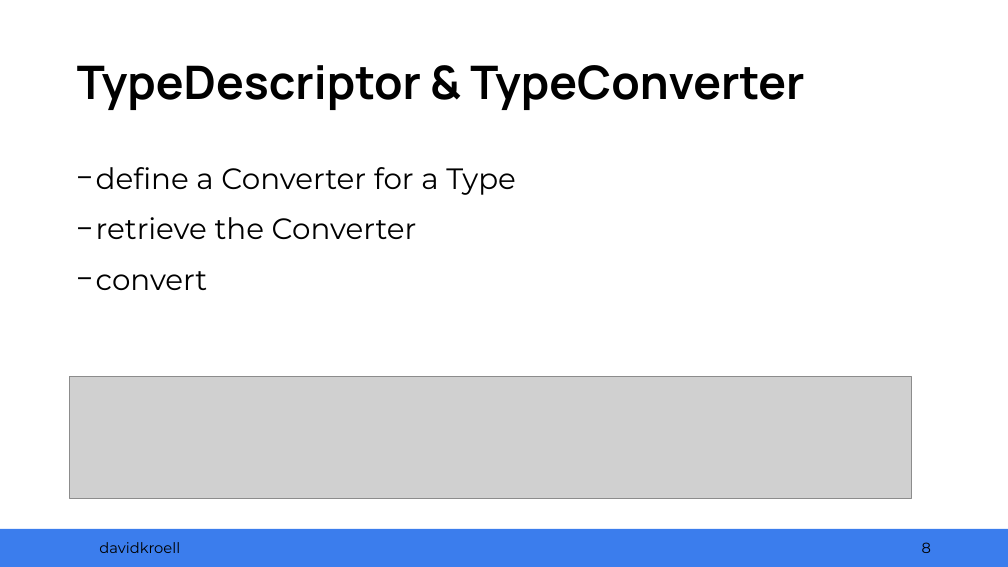
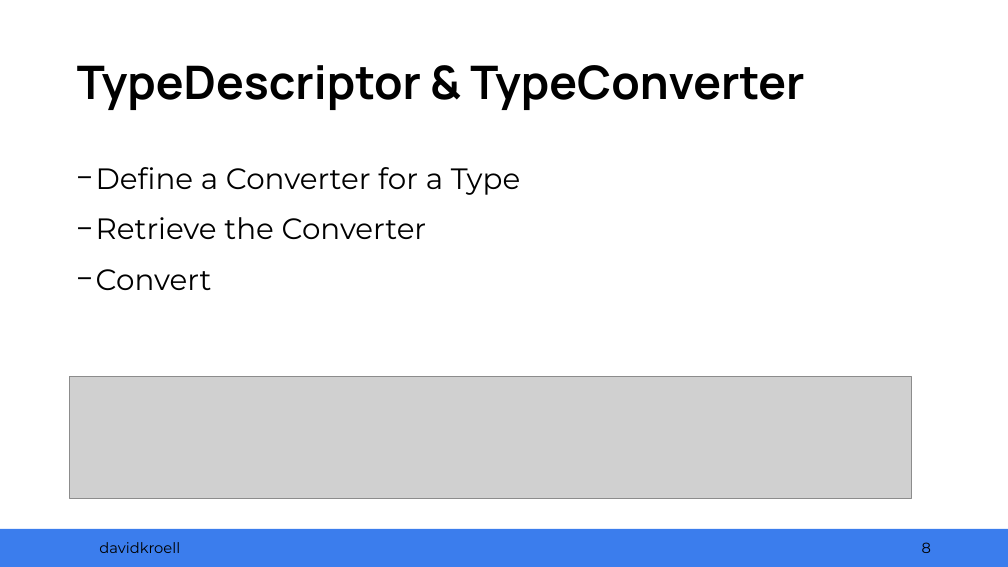
Before and after one commit to davidkroell/BindingDomainSpecificValueTypes, a slide deck: slide 8 of slides.pptx. Drawn at 1008x567 pixels with LibreOffice and Linux fonts; fonts in the diff are those of the drawing; grey boxes stand for pictures; background and template pictures are left out. Boxes give left, top, right and bottom in pixels: in the first picture for what was removed or moved away, otherwise in the second. Text is boxed around its words. In the diff, an @@ line names an element or a change of style, - is before the commit and + after.

```diff
--- a/slides.pptx
+++ b/slides.pptx
@@ text at bbox=[96, 167, 520, 290]: text changed @@
-− define a Converter for a Type
-− retrieve the Converter
-− convert
+− Define a Converter for a Type
+− Retrieve the Converter
+− Convert
```
Also in this commit, not shown: 3 other slides changed.
